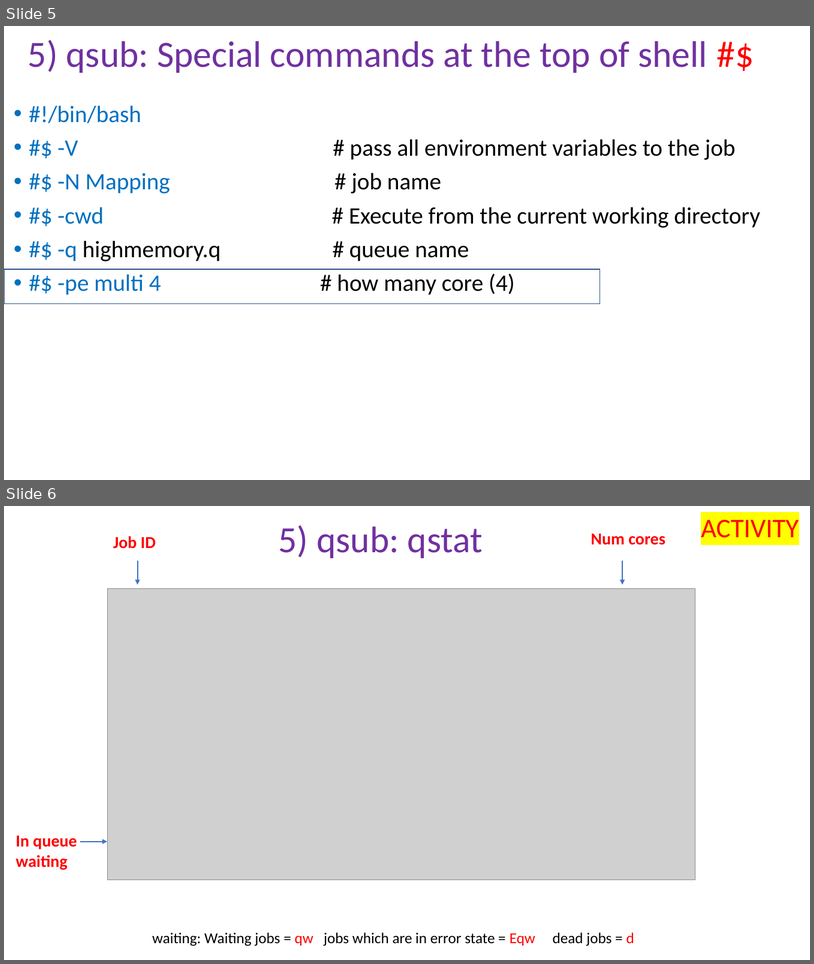
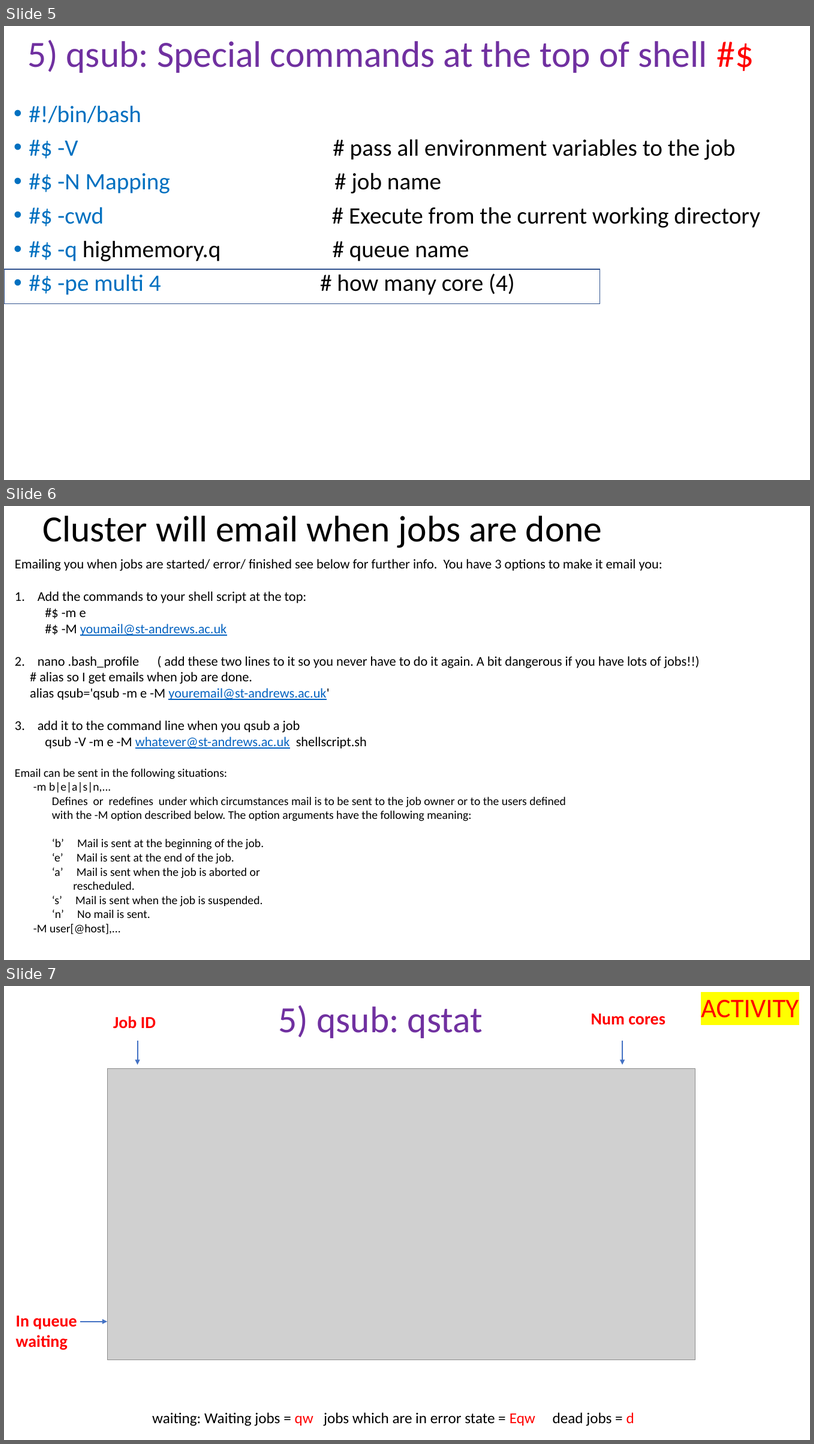
Before and after one commit to peterthorpe5/Sys_admin, a slide deck: cluster_course/powerpoint/5_qsub.pptx. Shown one above the other, each under a label of ours: slides 5 and 6 before the commit, slides 5, 6 and 7 after it. The pictures are 814x964 and 814x1444 pixels, drawn with LibreOffice and Linux fonts; fonts in the diff are those of the drawing; grey boxes stand for pictures. Boxes give left, top, right and bottom in pixels: in the first picture for what was removed or moved away, otherwise in the second. Text is boxed around its words. In the diff, an @@ line names an element or a change of style, - is before the commit and + after.

Commit message:
email commands added

```diff
--- a/cluster_course/powerpoint/5_qsub.pptx
+++ b/cluster_course/powerpoint/5_qsub.pptx
@@ slide 6 added at [4, 506, 810, 960], background #FFFFFF @@
@@ title added at [42, 516, 603, 548], 44 pt, text #000000 @@
+Cluster will email when jobs are done
@@ text added at [15, 559, 700, 934], 16 pt, text #000000 @@
+Emailing you when jobs are started/ error/ finished see below for further info. You have 3 options to make it email you:
+1. Add the commands to your shell script at the top:
+#$ -m e
+#$ -M youmail@st-andrews.ac.uk
+2. nano .bash_profile ( add these two lines to it so you never have to do it again. A bit dangerous if you have lots of jobs!!)
+# alias so I get emails when job are done.
+alias qsub='qsub -m e -M youremail@st-andrews.ac.uk'
+3. add it to the command line when you qsub a job
+qsub -V -m e -M whatever@st-andrews.ac.uk shellscript.sh
+Email can be sent in the following situations:
+-m b|e|a|s|n,...
+Defines or redefines under which circumstances mail is to be sent to the job owner or to the users defined
+with the -M option described below. The option arguments have the following meaning:
+‘b’ Mail is sent at the beginning of the job.
+‘e’ Mail is sent at the end of the job.
+‘a’ Mail is sent when the job is aborted or
+rescheduled.
+‘s’ Mail is sent when the job is suspended.
+‘n’ No mail is sent.
+-M user[@host],...
@@ what was slide 6 is now slide 7 @@
```
